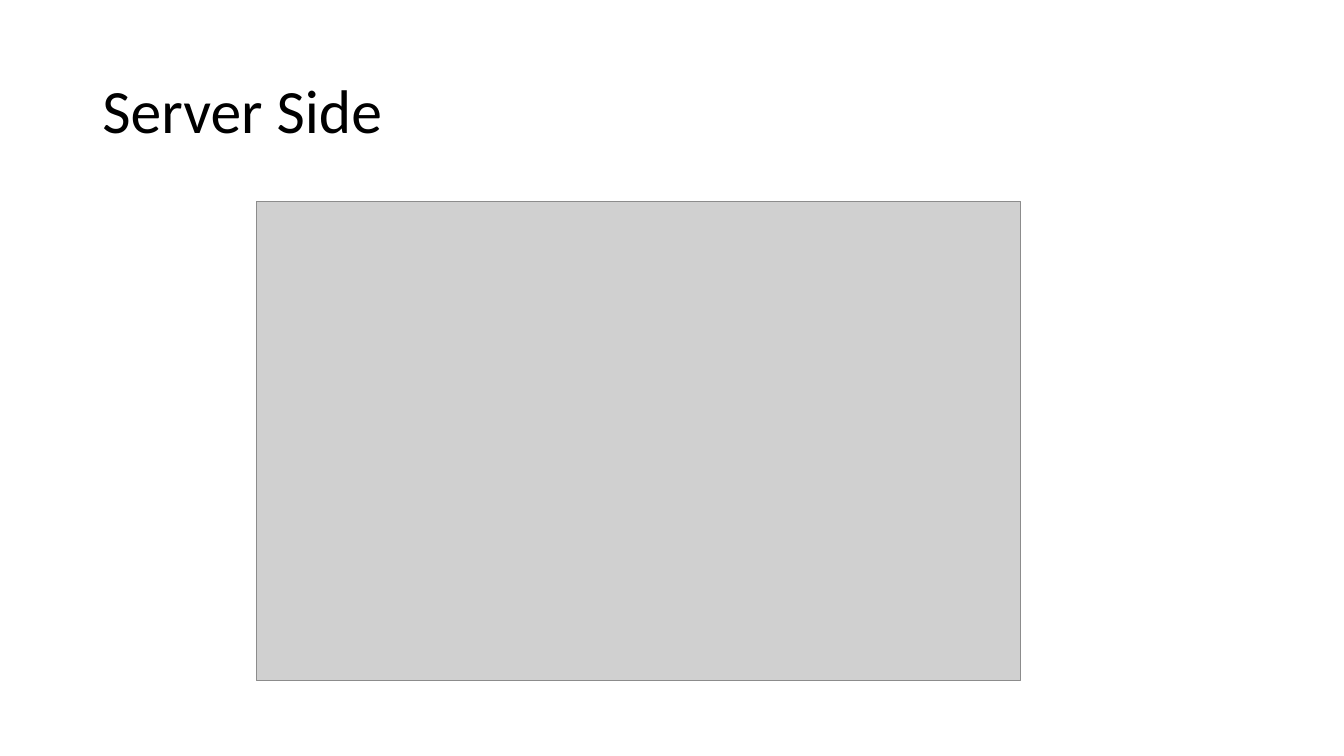
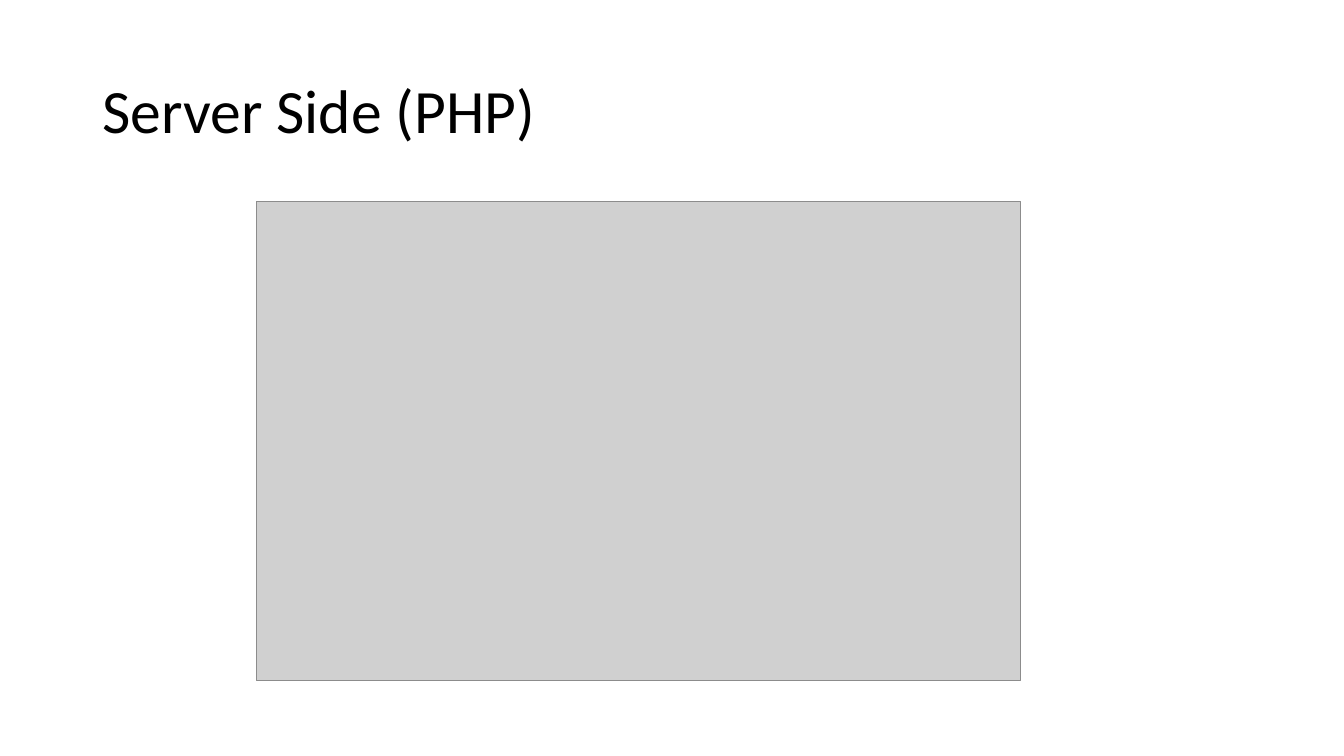
Before and after one commit to Nammy1101/ENGG-Final-year-Project, a slide deck: slide 3 of Documents and Slides/4thYearProjectPresOct21st2014.pptx. Drawn at 1344x756 pixels with LibreOffice and Linux fonts; fonts in the diff are those of the drawing; grey boxes stand for pictures. Boxes give left, top, right and bottom in pixels: in the first picture for what was removed or moved away, otherwise in the second. Text is boxed around its words. In the diff, an @@ line names an element or a change of style, - is before the commit and + after.

Commit message:
Updated slides

```diff
--- a/Documents and Slides/4thYearProjectPresOct21st2014.pptx
+++ b/Documents and Slides/4thYearProjectPresOct21st2014.pptx
@@ text at bbox=[102, 88, 535, 142]: text changed @@
-Server Side
+Server Side (PHP)
```
Also in this commit, not shown: 2 other slides changed, 3 slides added.
